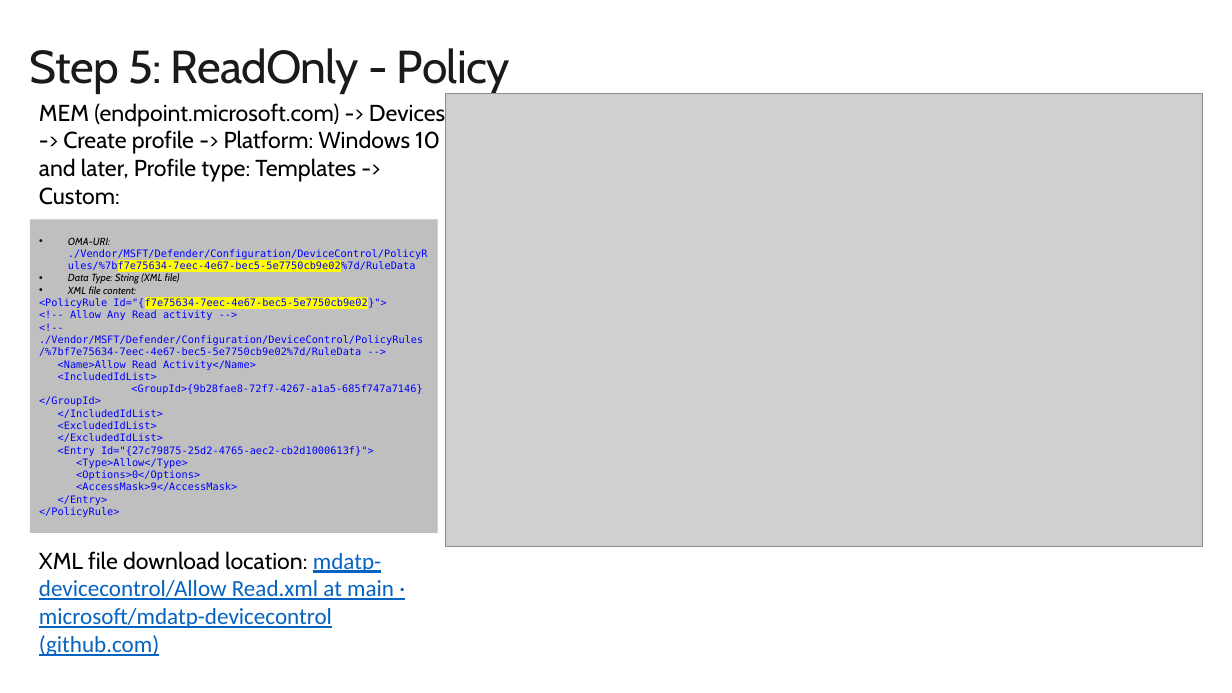
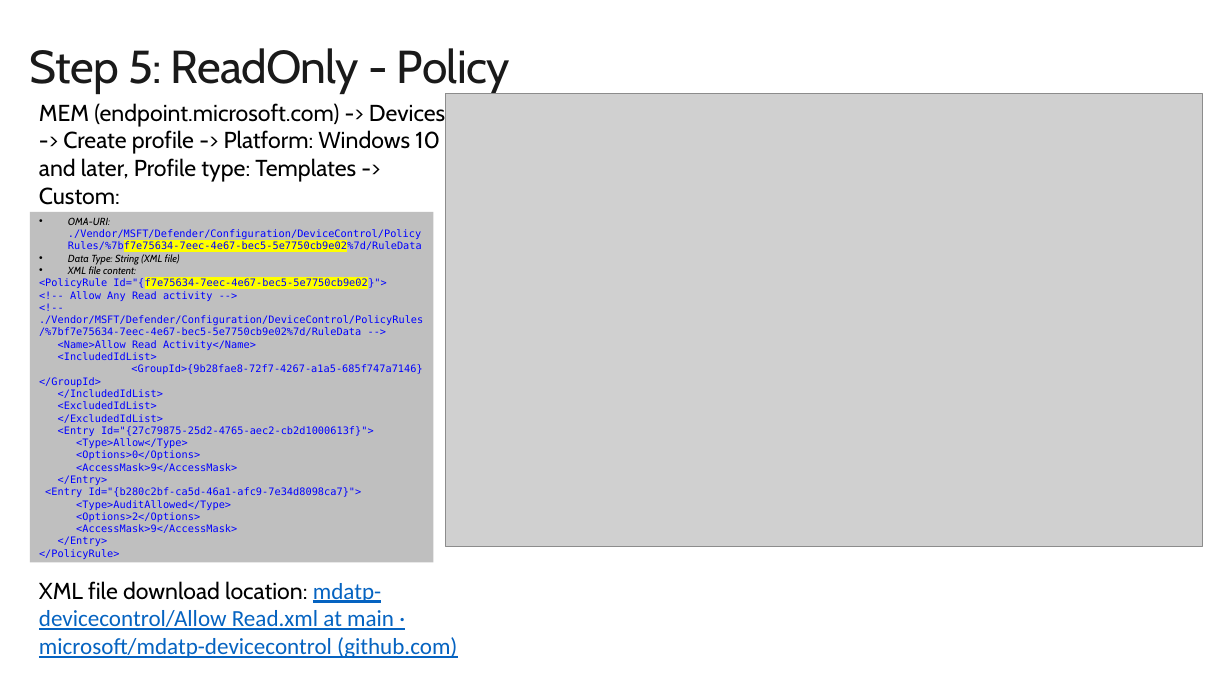
Before and after one commit to microsoft/mdatp-devicecontrol, a slide deck: slide 7 of Removable Storage Access Control Samples/Demo/Removable Storage Access Control Management Demo.pptx. Drawn at 1232x693 pixels with LibreOffice and Linux fonts; fonts in the diff are those of the drawing; grey boxes stand for pictures. Boxes give left, top, right and bottom in pixels: in the first picture for what was removed or moved away, otherwise in the second. Text is boxed around its words. In the diff, an @@ line names an element or a change of style, - is before the commit and + after.

```diff
--- a/Removable Storage Access Control Samples/Demo/Removable Storage Access Control Management Demo.pptx
+++ b/Removable Storage Access Control Samples/Demo/Removable Storage Access Control Management Demo.pptx
@@ rectangle "OMA-URI: ./Vendor/MSFT/Defender/Configuration/DeviceControl/ ...": place and size @@
-rectangle "OMA-URI: ./Vendor/MSFT/Defender/Configuration/DeviceControl/ ..." at (30,219,437,532)
+rectangle "OMA-URI: ./Vendor/MSFT/Defender/Configuration/DeviceControl/ ..." at (30,212,433,562)
@@ text in rectangle at (45,487,362,546): paragraphs added @@
+<Entry Id="{b280c2bf-ca5d-46a1-afc9-7e34d8098ca7}">
+<Type>AuditAllowed</Type>
+<Options>2</Options>
+<AccessMask>9</AccessMask>
+</Entry>
@@ text "XML file download location: mdatp-devicecontrol/Allow ..." rewrapped from (39,551,394,656) to (39,581,457,658) @@
```
Also in this commit, not shown: 1 other file.
